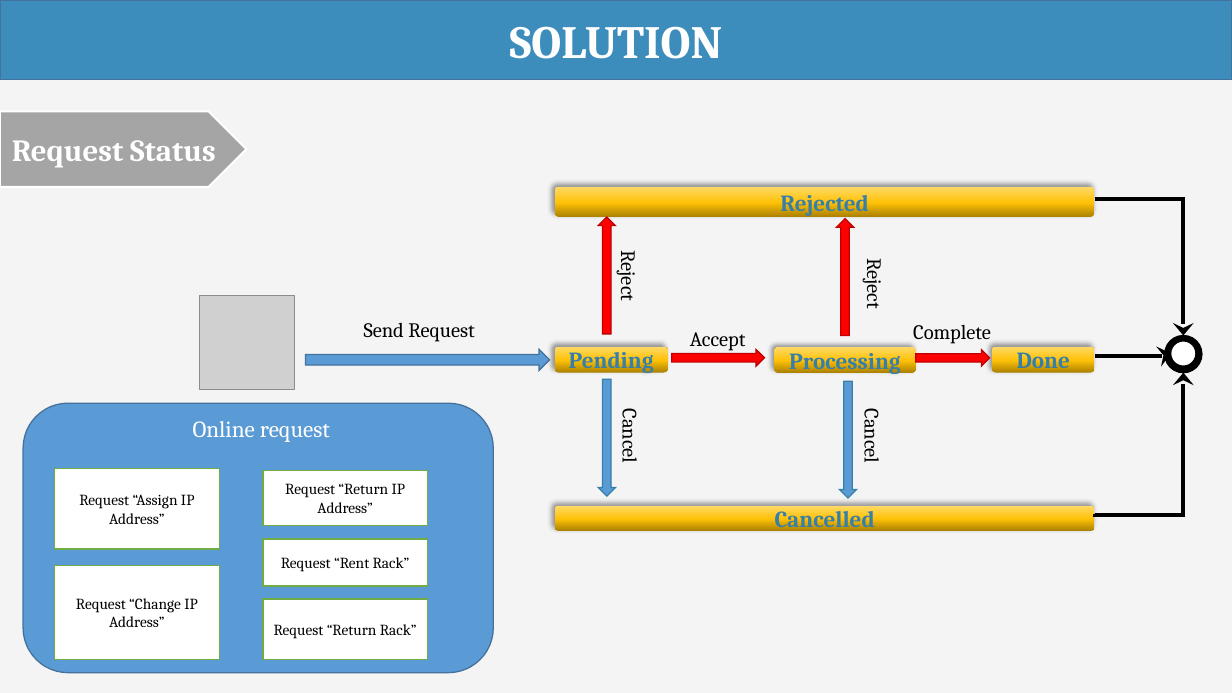
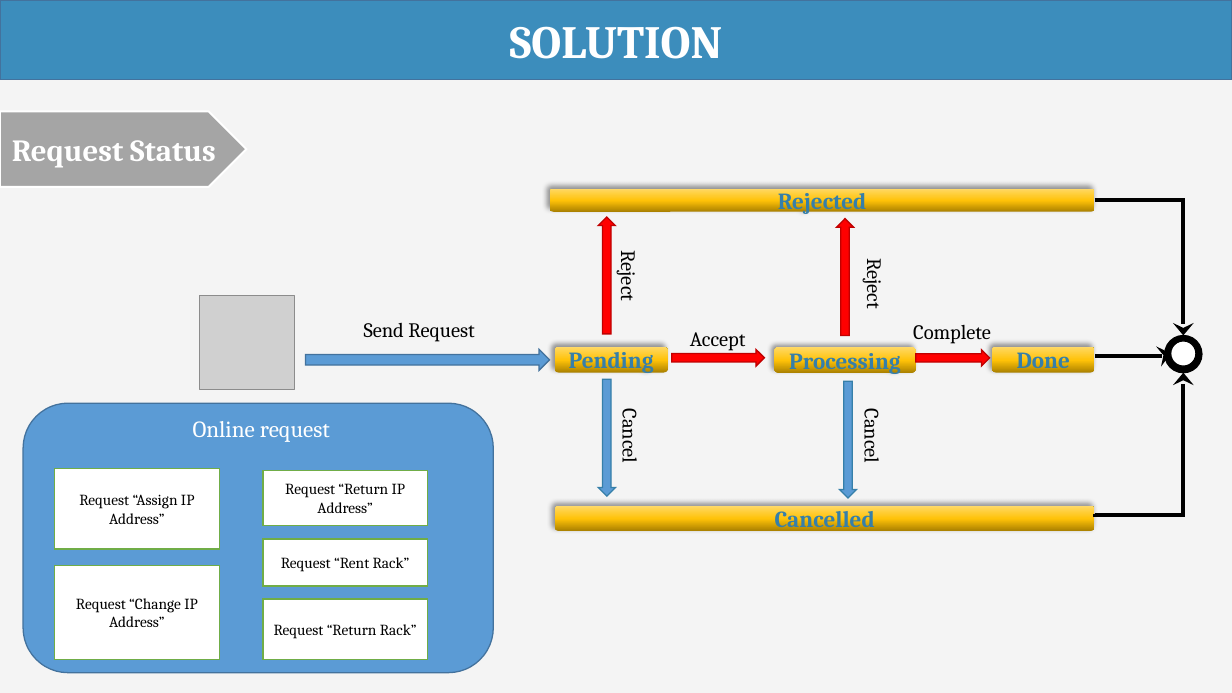
Before and after one commit to haltt051093/IMS-datacenter, a slide deck: slide 18 of Document/Presentation/IMS_20160407_Presentation.pptx. Drawn at 1232x693 pixels with LibreOffice and Linux fonts; fonts in the diff are those of the drawing; grey boxes stand for pictures. Boxes give left, top, right and bottom in pixels: in the first picture for what was removed or moved away, otherwise in the second. Text is boxed around its words. In the diff, an @@ line names an element or a change of style, - is before the commit and + after.

```diff
--- a/Document/Presentation/IMS_20160407_Presentation.pptx
+++ b/Document/Presentation/IMS_20160407_Presentation.pptx
@@ rounded rectangle "Rejected": place and size @@
-rounded rectangle "Rejected" at box(555, 187, 1094, 217)
+rounded rectangle "Rejected" at box(550, 189, 1095, 212)
@@ elbow arrow (1095, 201) - (1184, 335): route changed @@
```
Also in this commit, not shown: 11 other slides changed.
